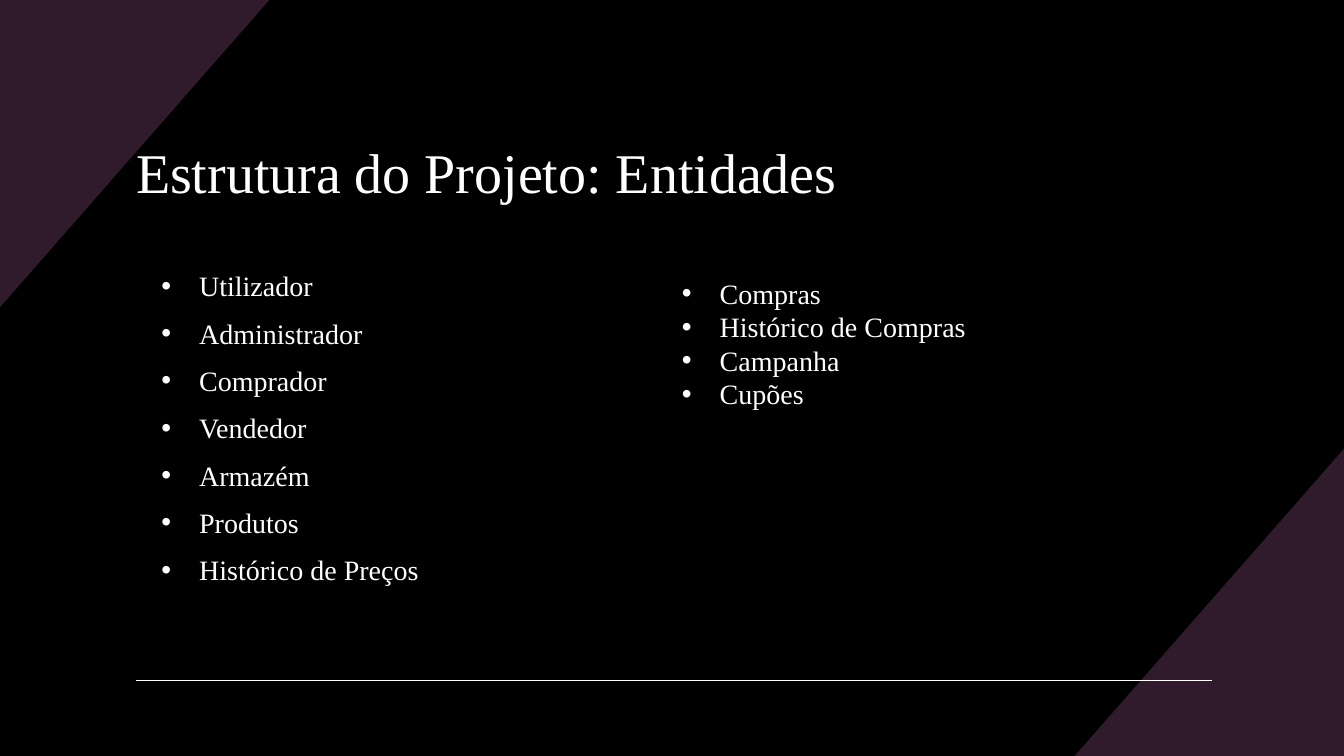
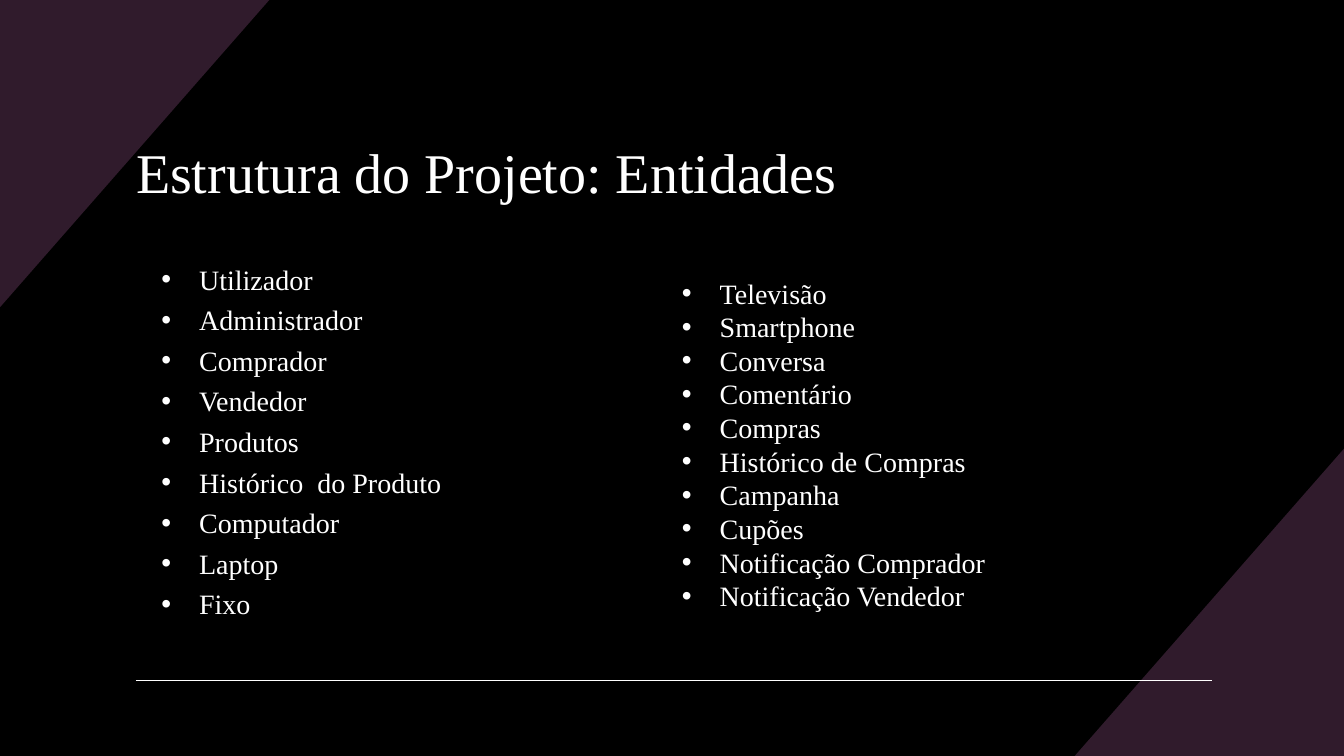
Before and after one commit to Famelgas/Projeto-BD, a slide deck: slide 3 of Diagramas/Apresentação do Projeto.pptx. Drawn at 1344x756 pixels with LibreOffice and Linux fonts; fonts in the diff are those of the drawing. Boxes give left, top, right and bottom in pixels: in the first picture for what was removed or moved away, otherwise in the second. Text is boxed around its words. In the diff, an @@ line names an element or a change of style, - is before the commit and + after.

```diff
--- a/Diagramas/Apresentação do Projeto.pptx
+++ b/Diagramas/Apresentação do Projeto.pptx
@@ text at box(199, 270, 362, 453): line spacing 1.2 to 1 @@
@@ text at box(720, 284, 855, 405): paragraphs added @@
+• Televisão
+• Smartphone
+• Conversa
+• Comentário
@@ text at box(199, 466, 309, 487): paragraph removed @@
-  • Armazém
@@ text at box(199, 473, 441, 615): text changed @@
-  • Histórico de Preços
+  • Histórico do Produto
+  • Computador
+  • Laptop
+  • Fixo
@@ text at box(720, 553, 985, 612): paragraphs added @@
+• Notificação Comprador
+• Notificação Vendedor
```
Also in this commit, not shown: 1 other slide changed, 1 slide added, 17 other files.
